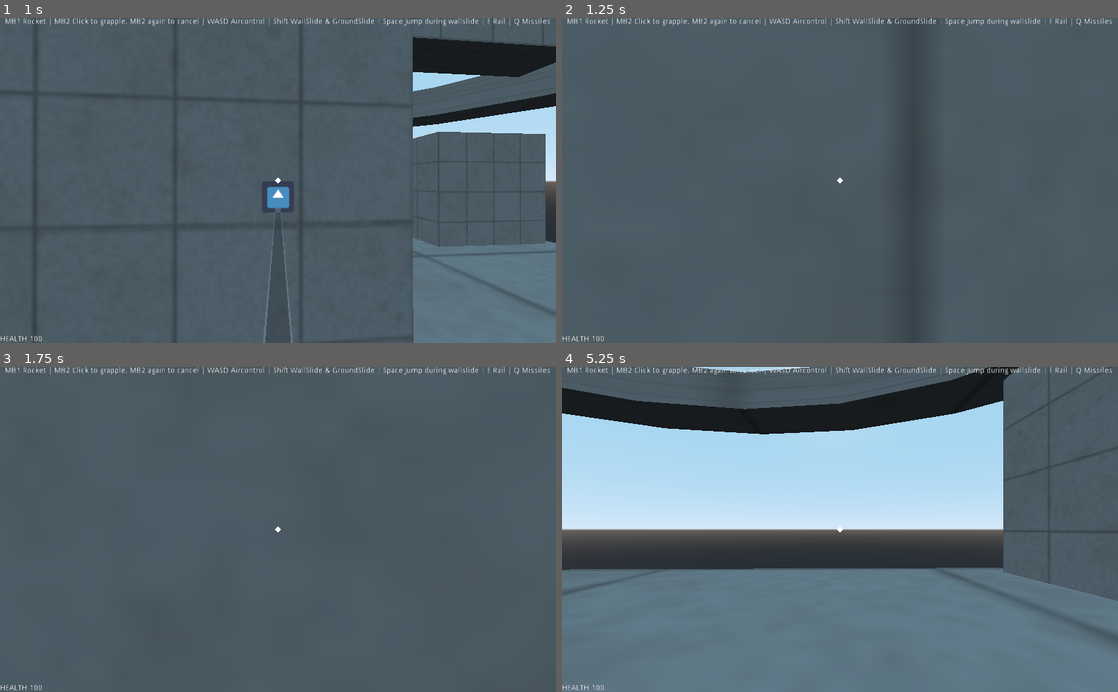
Above: before the commit, frames 1-4 (two rows, left to right).
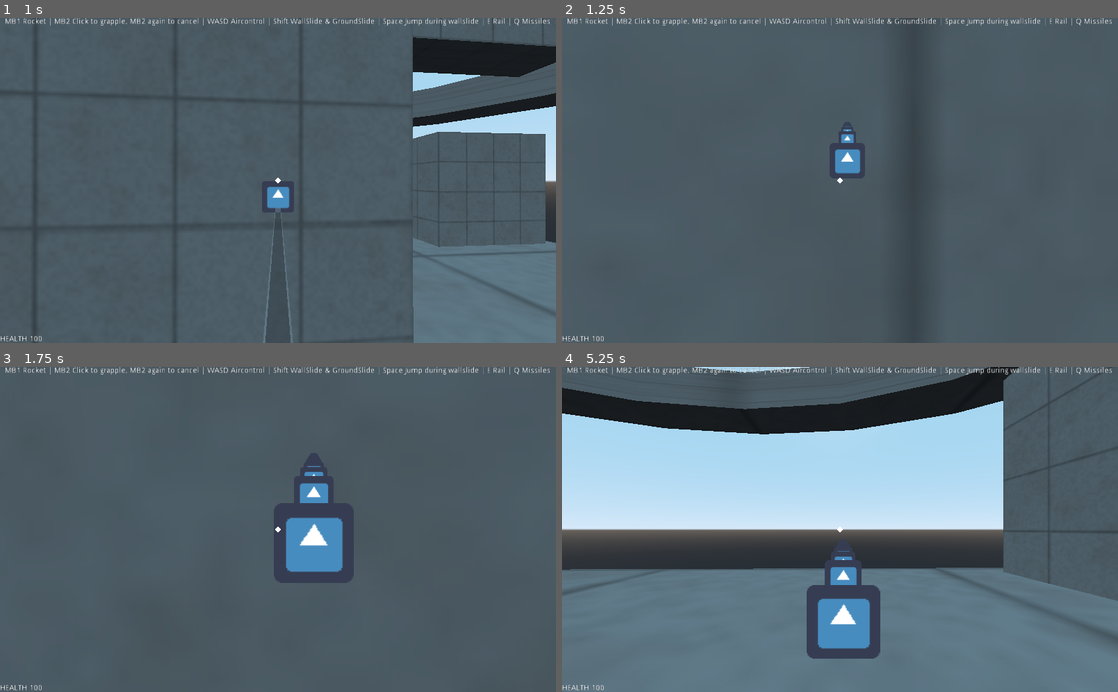
Above: after the commit, the same moments.

Repository: Game-Developers-Kerala/clichemovementshooter
Game: Godot game, scene res://levels/TestArena.tscn
The game is run twice, just before and just after one commit, with the same random seed, the same clock (stepped at 60 frames per second) and the same inputs. The engine's default icon, where the game draws it, is replaced by a stand-in: a white triangle on a blue panel in a dark square.
Inputs (mouse positions are in pixels of both pictures, inside the frame that each line leads up to):
- Up to frame 1 (1 s): tap Enter at 0.5 s; move the mouse to (305, 180) at 0.52 s; hold W (forward) from 0.53 s (still down); hold Right mouse button (grapple) from 0.53 s (still down); tap Space (jump) at 0.77 s
- Up to frame 2 (1.25 s): keep holding W (forward); keep holding Right mouse button (grapple)
- Up to frame 3 (1.75 s): keep holding W (forward); tap Enter at 1.25 s; move the mouse to (250, 529) at 1.27 s; release Right mouse button (grapple) at 1.28 s; right-click (250, 529) at 1.35 s; tap Space (jump) at 1.52 s
- Up to frame 4 (5.25 s): keep holding W (forward); tap Enter every 0.75 s from 2 to 4.25 s; move the mouse to (851, 523) at 2.02 s; hold Q (homingmissile) 2.03-2.78 s; right-click (851, 523) at 2.3 s; move the mouse to (834, 536) at 2.77 s; click (834, 536) at 2.85 s; tap Space (jump) at 3.02, 3.77, 4.52 s; right-click (834, 536) at 3.05 s; move the mouse to (878, 532) at 3.52 s; hold Shift (slide) 3.53-4.28 s; right-click (878, 532) at 3.8 s; move the mouse to (795, 526) at 4.27 s; tap E (use) at 4.35 s; right-click (795, 526) at 4.55 s; move the mouse to (845, 529) at 5.02 s; hold Right mouse button (grapple) from 5.03 s (still down)

Frame 1 is identical in both runs. In frame 2, 0.8% of the frame differs, in the area x 48-55%, y 32-50%; in frame 3, 4.0%, in the area x 49-64%, y 26-67%; in frame 4, 3.6%.

Commit message:
added damage indicator

Diff:
--- a/levels/TestArena.tscn
+++ b/levels/TestArena.tscn
@@ -123,4 +123,7 @@
 respawn_interval = 10.0
 
 [node name="Test_Projectile_emitter" parent="." instance=ExtResource( 5 )]
-transform = Transform( 1, 0, 0, 0, -4.37114e-08, -1, 0, 1, -4.37114e-08, 8.40761, -9.53674e-07, 13.8669 )
+transform = Transform( -4.37114e-08, -8.74228e-08, -1, 0, -1, 8.74228e-08, -1, 3.82137e-15, 4.37114e-08, -13.0417, 0.931819, 17.4584 )
+
+[node name="Test_Projectile_emitter2" parent="." instance=ExtResource( 5 )]
+transform = Transform( -4.37114e-08, -8.74228e-08, -1, 0, -1, 8.74228e-08, -1, 3.82137e-15, 4.37114e-08, -13.0417, 1.72079, 15.4804 )
--- a/scenes/player.tscn
+++ b/scenes/player.tscn
@@ -1,7 +1,8 @@
-[gd_scene load_steps=12 format=2]
+[gd_scene load_steps=13 format=2]
 
 [ext_resource path="res://scripts/player.gd" type="Script" id=1]
 [ext_resource path="res://icon.png" type="Texture" id=2]
+[ext_resource path="res://scripts/hud_attack_indicators.gd" type="Script" id=3]
 
 [sub_resource type="CapsuleShape" id=1]
 radius = 0.4
@@ -181,6 +182,20 @@
 \\  PACK  /"
 align = 1
 
+[node name="attack_indicators" type="Control" parent="HUD/Mrgn"]
+margin_left = 512.0
+margin_top = 300.0
+margin_right = 512.0
+margin_bottom = 300.0
+size_flags_horizontal = 4
+size_flags_vertical = 4
+script = ExtResource( 3 )
+
+[node name="attack1" type="Sprite" parent="HUD/Mrgn/attack_indicators"]
+scale = Vector2( 0.5, 2 )
+texture = ExtResource( 2 )
+offset = Vector2( 400, 0 )
+
 [node name="PredictionBlink" type="Timer" parent="."]
 wait_time = 0.25
 autostart = true
--- /dev/null
+++ b/scripts/hud_attack_indicators.gd
@@ -0,0 +1,38 @@
+extends Control
+
+var time := 0.0
+
+const DUR_INDIC = 0.35
+const MIN_ANGLE := 45
+
+func _ready():
+	set_process(false)
+	get_child(0).hide()
+
+
+
+func new_attack(playerglobalxform:Transform,camglobalXform:Transform,atkOrigin:Vector3):
+	var ppos = playerglobalxform.origin
+	var pbas = playerglobalxform.basis.orthonormalized()
+	var campos = camglobalXform.origin
+	var cambas = camglobalXform.basis.orthonormalized()
+	var dir_to_attack = campos.direction_to(atkOrigin)
+	if acos(dir_to_attack.dot(-cambas.z)) < deg2rad(MIN_ANGLE):
+		return
+	if atkOrigin.y < campos.y+1:
+		var xzplane = Plane(cambas.y,cambas.y.dot(campos))
+		var atkorigin_distto_xz = xzplane.distance_to(atkOrigin)
+		dir_to_attack = campos.direction_to(atkOrigin-(abs(atkorigin_distto_xz)+0.02)*cambas.y)
+	var perp_to_plane = dir_to_attack.cross(-cambas.z).normalized()
+	var perp_to_perp = -perp_to_plane.cross(-cambas.z).normalized()
+	var angle = acos(perp_to_perp.dot(cambas.x))
+	get_child(0).rotation = angle*(1-2*int(-perp_to_perp.dot(cambas.y)<0))
+	get_child(0).show()
+	set_process(true)
+
+func _process(delta):
+	time += delta
+	if time >= DUR_INDIC:
+		time = 0.0
+		get_child(0).hide()
+		set_process(false)
--- a/scripts/player.gd
+++ b/scripts/player.gd
@@ -305,7 +305,7 @@
 			jumping = true
 			snap = Vector3.ZERO
 	if args.has("origin"):
-		#do something with the origin info
+		$HUD/Mrgn/attack_indicators.new_attack(global_transform,$Camera.global_transform,args.origin)
 		return
 
 func adjust_health(in_val):
@@ -389,15 +389,27 @@
 
 
 func _on_PredictionBlink_timeout():
+	var curPos = global_translation+CENTER_OF_MASS
+	var interval = $PredictionBlink.wait_time
+	predict_past_pos.remove(0)
+	predict_past_pos.append(curPos)
+	predict_past_vel.remove(0)
+	predict_past_vel.append(velocity)
 	if $PredictionSuspend.time_left:
-		predict_future_pos.remove(0)
-		var size = predict_future_pos.size()
-		print("suspended prediction: array size", size)
-		predict_future_pos.append(predict_future_pos[size-1])
-		return
-	var curPos = global_translation+CENTER_OF_MASS
-	var predi
-	var interval = $PredictionBlink.wait_time
+#		predict_future_pos.remove(0)
+#		var size = predict_future_pos.size()
+##		print("suspended prediction: array size", size)
+#		predict_future_pos.append(predict_future_pos[size-1])
+
+		var avg_vel = Vector3.ZERO
+		for vec in predict_past_vel:
+			avg_vel += vec
+		avg_vel = avg_vel / predict_past_vel.size()
+		for i in predict_future_pos.size():
+			predict_future_pos[i] = curPos + avg_vel*(i+1)*interval
+			$PredictionDebugIcons.get_child(i).global_translation = predict_future_pos[i]
+		return
+
 	match movestate:
 		movestates.none:
 			for i in predict_future_pos.size():
--- a/scripts/player_lockon_missile_pack.gd
+++ b/scripts/player_lockon_missile_pack.gd
@@ -18,6 +18,8 @@
 var randgen  = RandomNumberGenerator.new()
 
 func _ready():
+	translation.y = -0.25
+	rotation.x = deg2rad(10)
 	randgen.randomize()
 	print("missile pack activated =========")
 	translate(Vector3.ZERO)
--- a/test/Test_Projectile_emitter.tscn
+++ b/test/Test_Projectile_emitter.tscn
@@ -3,7 +3,7 @@
 [sub_resource type="GDScript" id=2]
 script/source = "extends Spatial
 
-const PROJ = preload(\"res://test/test_grappleCUtprojectile.tscn\")
+const PROJ = preload(\"res://test/test_straightprojectile.tscn\")
 func _ready():
 	pass
 
--- /dev/null
+++ b/test/test_straightprojectile.tscn
@@ -0,0 +1,32 @@
+[gd_scene load_steps=5 format=2]
+
+[ext_resource path="res://scripts/shared/projectile_straight.gd" type="Script" id=1]
+[ext_resource path="res://scenes/shared/projectile.tscn" type="PackedScene" id=2]
+[ext_resource path="res://scenes/shared/single_direct_hit.tscn" type="PackedScene" id=3]
+
+[sub_resource type="SphereMesh" id=1]
+radius = 0.1
+height = 0.4
+
+[node name="projectile_straight_test" instance=ExtResource( 2 )]
+script = ExtResource( 1 )
+speed = 10.0
+detect_npc = false
+detect_wall = false
+detect_player = true
+direct_hit = NodePath("single_direct_hit")
+
+[node name="RayCast" type="RayCast" parent="." index="1"]
+transform = Transform( 1, 0, 0, 0, 1, 0, 0, 0, 1, 0, 0, 0.33 )
+enabled = true
+cast_to = Vector3( 0, 0, -1 )
+collision_mask = 0
+collide_with_areas = true
+
+[node name="MeshInstance" type="MeshInstance" parent="." index="2"]
+transform = Transform( 1, 0, 0, 0, -4.37114e-08, 1, 0, -1, -4.37114e-08, 0, 0, 0 )
+mesh = SubResource( 1 )
+
+[node name="single_direct_hit" parent="." index="3" instance=ExtResource( 3 )]
+transform = Transform( 1, 0, 0, 0, 1, 0, 0, 0, 1, 0, 0, 2.01228 )
+force = 2.0
